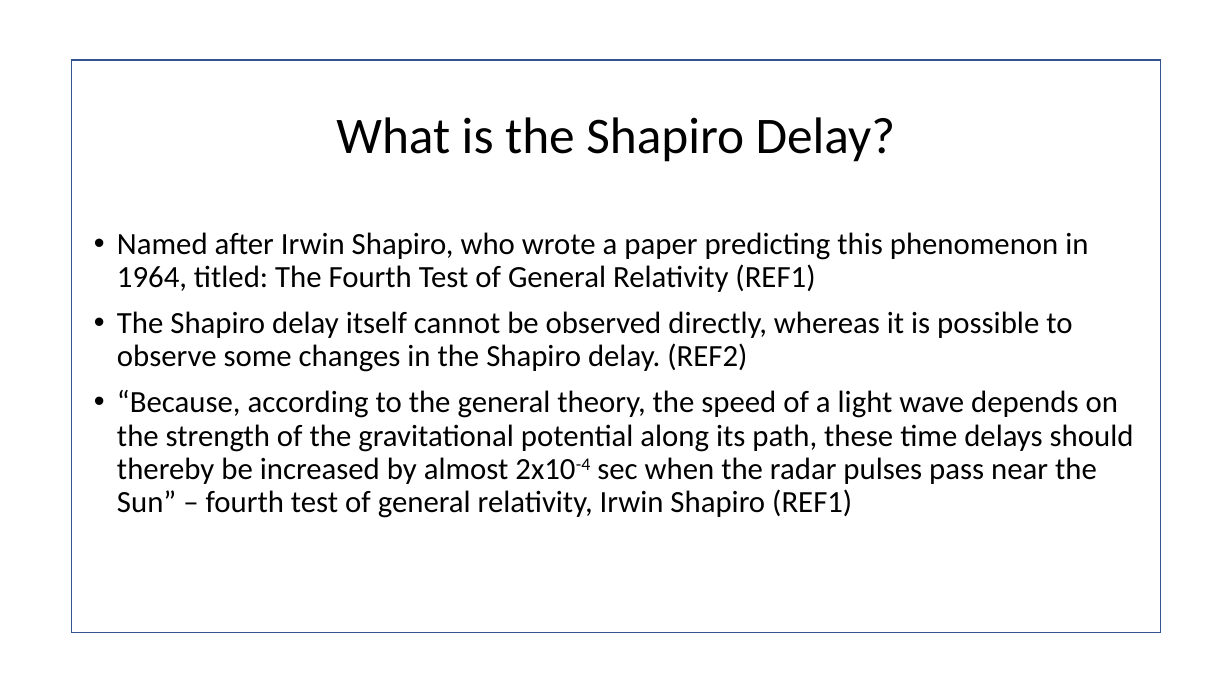
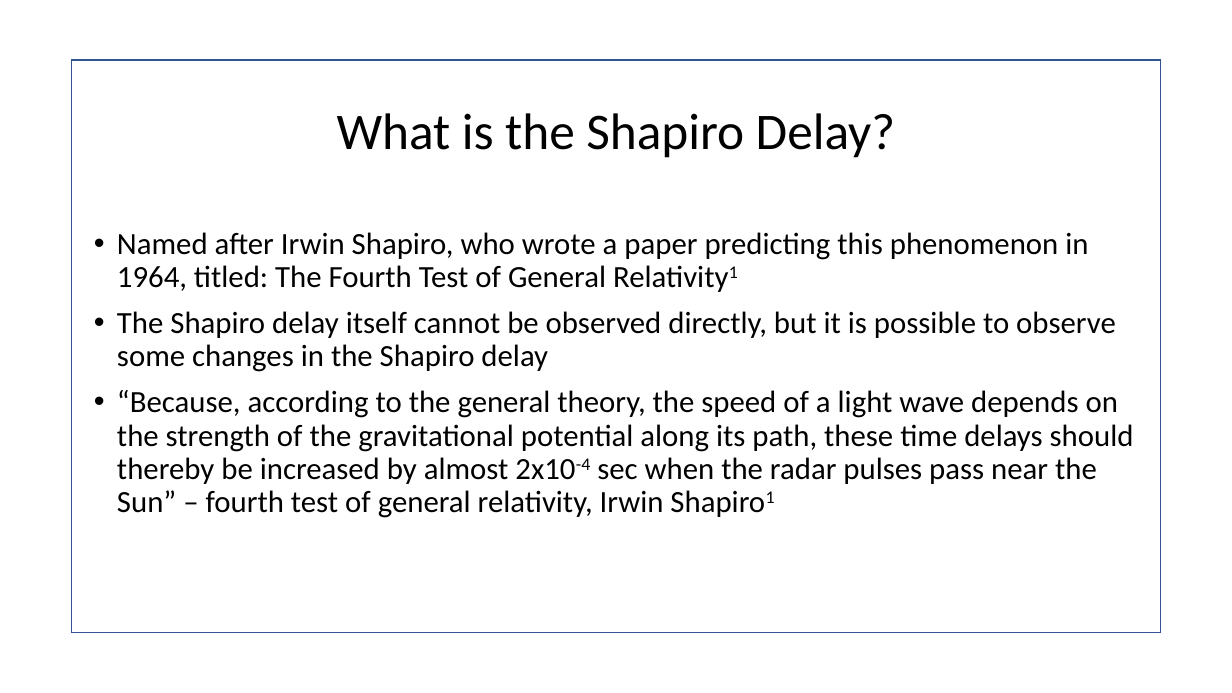
Before and after one commit to T-Rutt/presentation, a slide deck: slide 11 of The Shapiro Delay.pptx (slide 7 before the commit). Drawn at 1232x693 pixels with LibreOffice and Linux fonts; fonts in the diff are those of the drawing; background and template pictures are left out. Boxes give left, top, right and bottom in pixels: in the first picture for what was removed or moved away, otherwise in the second. Text is boxed around its words. In the diff, an @@ line names an element or a change of style, - is before the commit and + after.

```diff
--- a/The Shapiro Delay.pptx
+++ b/The Shapiro Delay.pptx
@@ text "What is the Shapiro Delay?": place and size @@
-text "What is the Shapiro Delay?" at bbox=[336, 117, 895, 162]
+text "What is the Shapiro Delay?" at bbox=[337, 113, 895, 158]
@@ text at bbox=[117, 232, 1134, 518]: text changed @@
-• Named after Irwin Shapiro, who wrote a paper predicting this phenomenon in 1964, titled: The Fourth Test of General Relativity (REF1)
-• The Shapiro delay itself cannot be observed directly, whereas it is possible to observe some changes in the Shapiro delay. (REF2)
-• “Because, according to the general theory, the speed of a light wave depends on the strength of the gravitational potential along its path, these time delays should thereby be increased by almost 2x10-4 sec when the radar pulses pass near the Sun” – fourth test of general relativity, Irwin Shapiro (REF1)
+• Named after Irwin Shapiro, who wrote a paper predicting this phenomenon in 1964, titled: The Fourth Test of General Relativity1
+• The Shapiro delay itself cannot be observed directly, but it is possible to observe some changes in the Shapiro delay
+• “Because, according to the general theory, the speed of a light wave depends on the strength of the gravitational potential along its path, these time delays should thereby be increased by almost 2x10-4 sec when the radar pulses pass near the Sun” – fourth test of general relativity, Irwin Shapiro1
```
Also in this commit, not shown: 11 other slides changed, 7 slides added, 3 slides removed, 1 other file.
